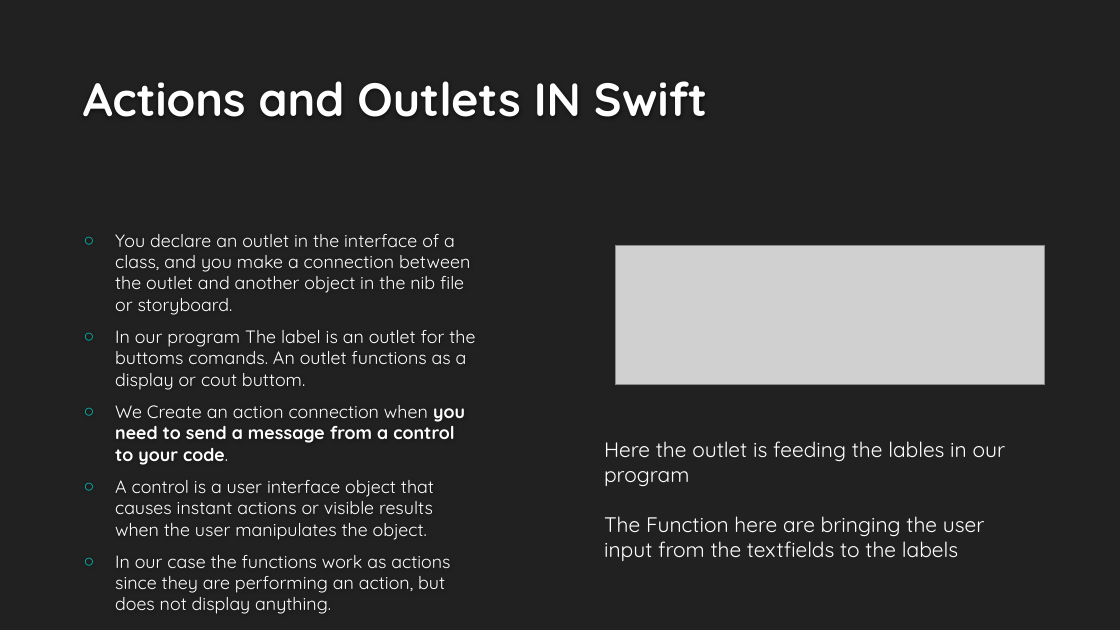
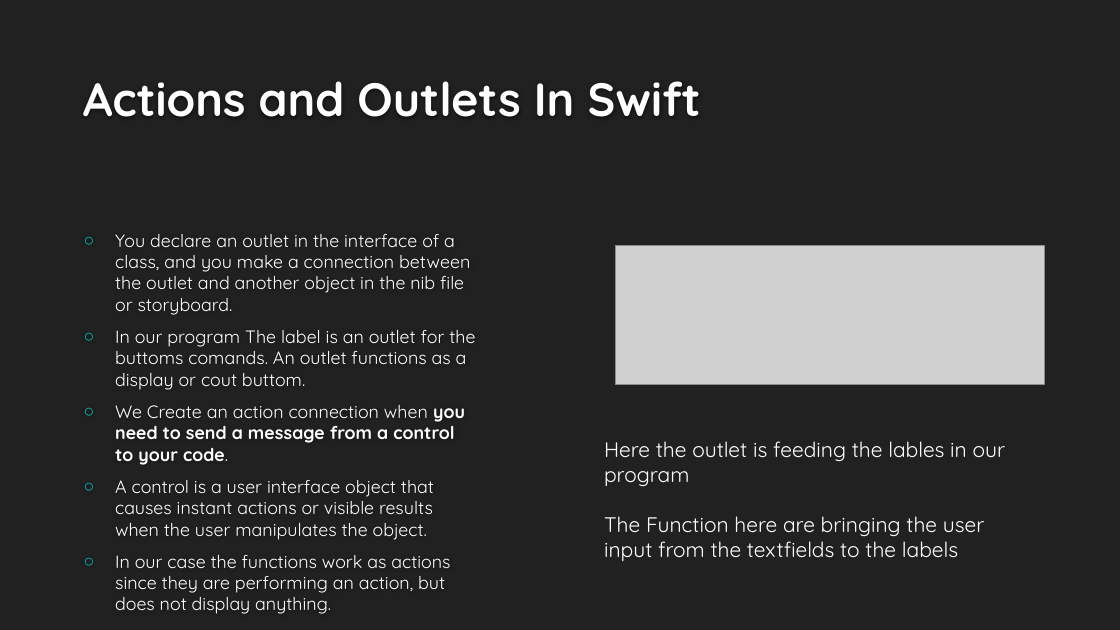
Before and after one commit to mkaramb/terrierFitness, a slide deck: slide 3 of ProjectArchitecture.pptx. Drawn at 1120x630 pixels with LibreOffice and Linux fonts; fonts in the diff are those of the drawing; grey boxes stand for pictures; background and template pictures are left out. Boxes give left, top, right and bottom in pixels: in the first picture for what was removed or moved away, otherwise in the second. Text is boxed around its words. In the diff, an @@ line names an element or a change of style, - is before the commit and + after.

```diff
--- a/ProjectArchitecture.pptx
+++ b/ProjectArchitecture.pptx
@@ title at <box>83,81,701,117</box>: text changed @@
-Actions and Outlets IN Swift
+Actions and Outlets In Swift
```
Also in this commit, not shown: 6 other slides changed.
